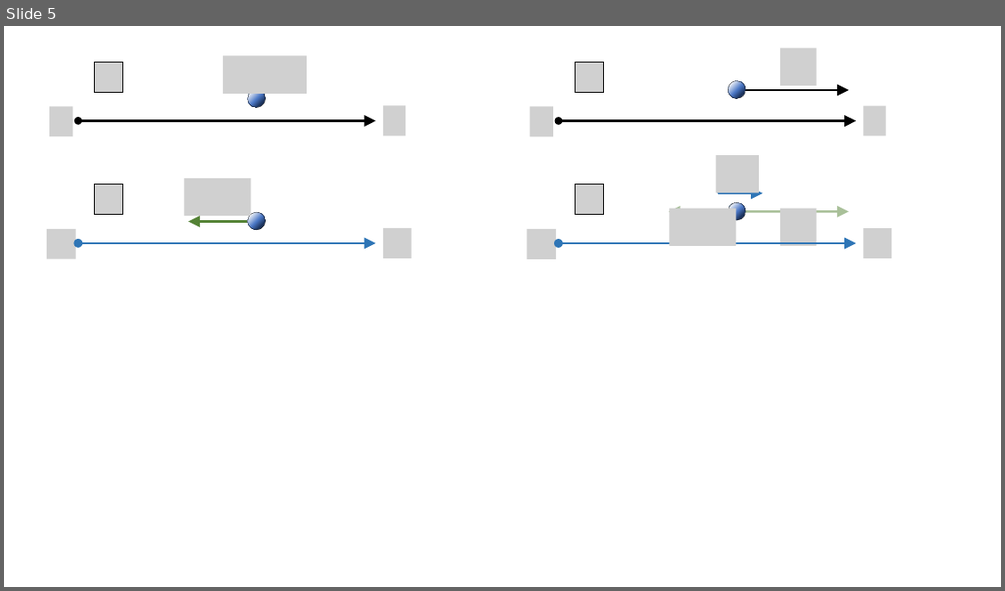
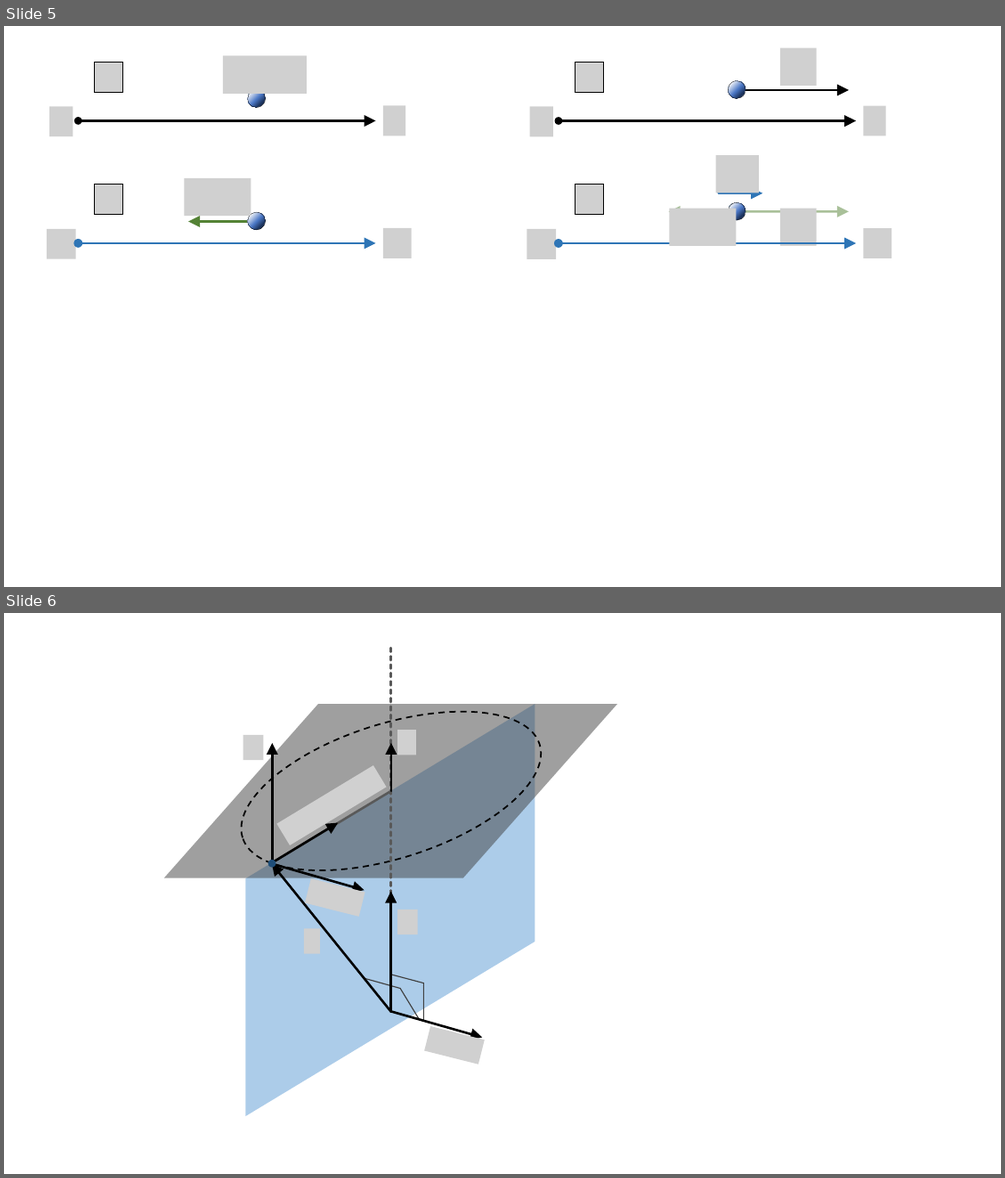
Before and after one commit to pararover/PHY01MJMN01R04_Mechanics, a slide deck: U1-Frames-of-Reference/figures/all-figs.pptx. Shown one above the other, each under a label of ours: slide 5 before the commit, slides 5 and 6 after it. The pictures are 1005x591 and 1005x1178 pixels, drawn with LibreOffice and Linux fonts; fonts in the diff are those of the drawing; grey boxes stand for pictures. Boxes give left, top, right and bottom in pixels: in the first picture for what was removed or moved away, otherwise in the second. Text is boxed around its words. In the diff, an @@ line names an element or a change of style, - is before the commit and + after.

```diff
--- a/U1-Frames-of-Reference/figures/all-figs.pptx
+++ b/U1-Frames-of-Reference/figures/all-figs.pptx
@@ slide 6 added at <box>4,613,1001,1174</box>, background #FFFFFF @@
@@ line added from (390, 1012) to (390, 645), #595959 2 pt dashed @@
@@ ellipse added at <box>222,680,559,902</box>, outline #000000 1.5 pt dashed @@
@@ parallelogram added at <box>164,705,617,878</box>, fill #404040 at 50% opacity @@
@@ parallelogram added at <box>245,705,535,1116</box>, fill #5B9BD5 at 50% opacity @@
@@ picture added at <box>243,735,264,761</box> @@
@@ arrow added from (273, 863) to (273, 743), #000000 2.25 pt @@
@@ arrow added from (391, 791) to (391, 743), #000000 2.25 pt @@
@@ picture added at <box>397,730,416,755</box> @@
@@ picture added at <box>277,765,387,845</box> @@
@@ line added from (391, 791) to (273, 862), #595959 2.25 pt @@
@@ arrow added from (273, 863) to (339, 822), #000000 2.25 pt @@
@@ ellipse added at <box>268,860,275,868</box>, fill #1F4E79 @@
@@ arrow added from (391, 1012) to (272, 863), #000000 2.25 pt @@
@@ arrow added from (273, 864) to (364, 890), #000000 2.25 pt @@
@@ picture added at <box>305,879,365,917</box> @@
@@ arrow added from (391, 1012) to (391, 892), #000000 2.25 pt @@
@@ picture added at <box>304,929,320,954</box> @@
@@ picture added at <box>397,909,418,934</box> @@
@@ freeform shape added at <box>364,979,419,1020</box>, outline #404040 1 pt @@
@@ freeform shape added at <box>390,974,423,1020</box>, outline #404040 1 pt @@
@@ arrow added from (390, 1012) to (483, 1037), #000000 2.25 pt @@
@@ picture added at <box>424,1026,485,1064</box> @@
```
Also in this commit, not shown: 1 other slide added, 2 other files.
